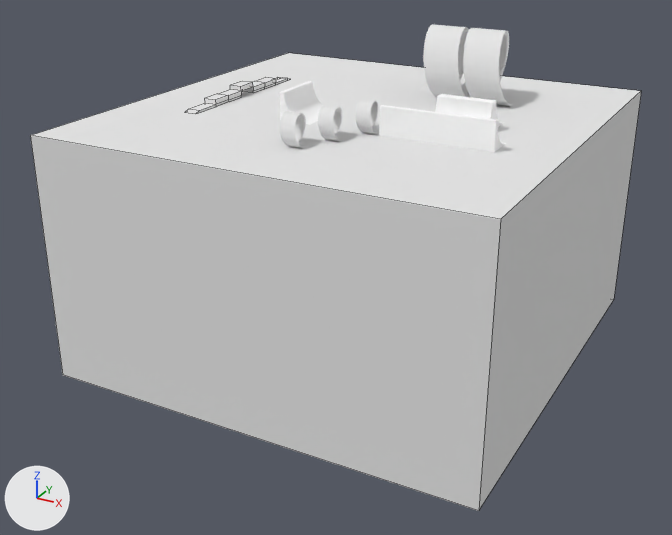
Renders of the Blender file assets/scenes/skate_2.blend from each side of a commit.
Both versions are drawn from a camera (50 mm lens) standing at (183.0, -358.0, 101.0) and looking at (-4.0, -18.0, -69.0). Every picture has the same lights, and +X, +Y and +Z are marked at lower left. Mesh edges are drawn as thin lines on the coarser meshes.

The first picture shows 'corkscrew', 'corkscrew.001', 'corkscrew.003', 'corkscrew.004', 'quarterpipe1.000', 'quarterpipe1.001', 'quarterpipe1.003', 'quarterpipe1.006', 'skate_2'.
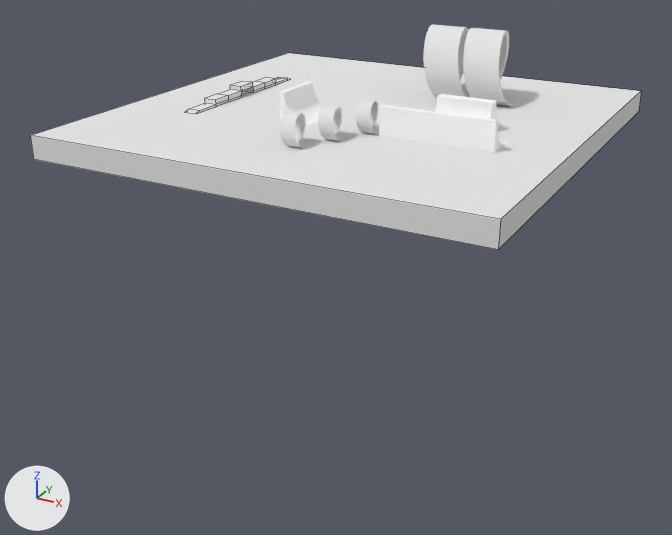
What the commit changed:
me_skate_2 is used by ob_skate_2; location (0.0, 0.0, 0.0).
me_skate_2 had 58 vertices, 46 faces and spanned x -98.0..98.0, y -99.0..97.0, z -110.0..5.0.
me_skate_2 now has 58 vertices, 45 faces and spans x -98.0..98.0, y -99.0..97.0, z -10.0..5.0.
Part 1, on me_skate_2:
4 vertices are removed from x -98.0..98.0, y -99.0..97.0, z -110.0.
5 faces are deleted.
4 vertices are added at (98.0, 97.0, -10.0), (98.0, -99.0, -10.0), (-98.0, -99.0, -10.0), (-98.0, 97.0, -10.0).
4 new faces join them.

Pixel boxes [x1, y1, x2, y2] of what changed, in the pictures (672 x 535 px; the box of a moved part takes in the faces that stretch with it):
'skate_2', reshaped (57% shorter): before [30, 53, 641, 511]; after [30, 53, 641, 249]
part 1 of me_skate_2, moved or reshaped: before [33, 110, 639, 511]; after [33, 110, 639, 249]
